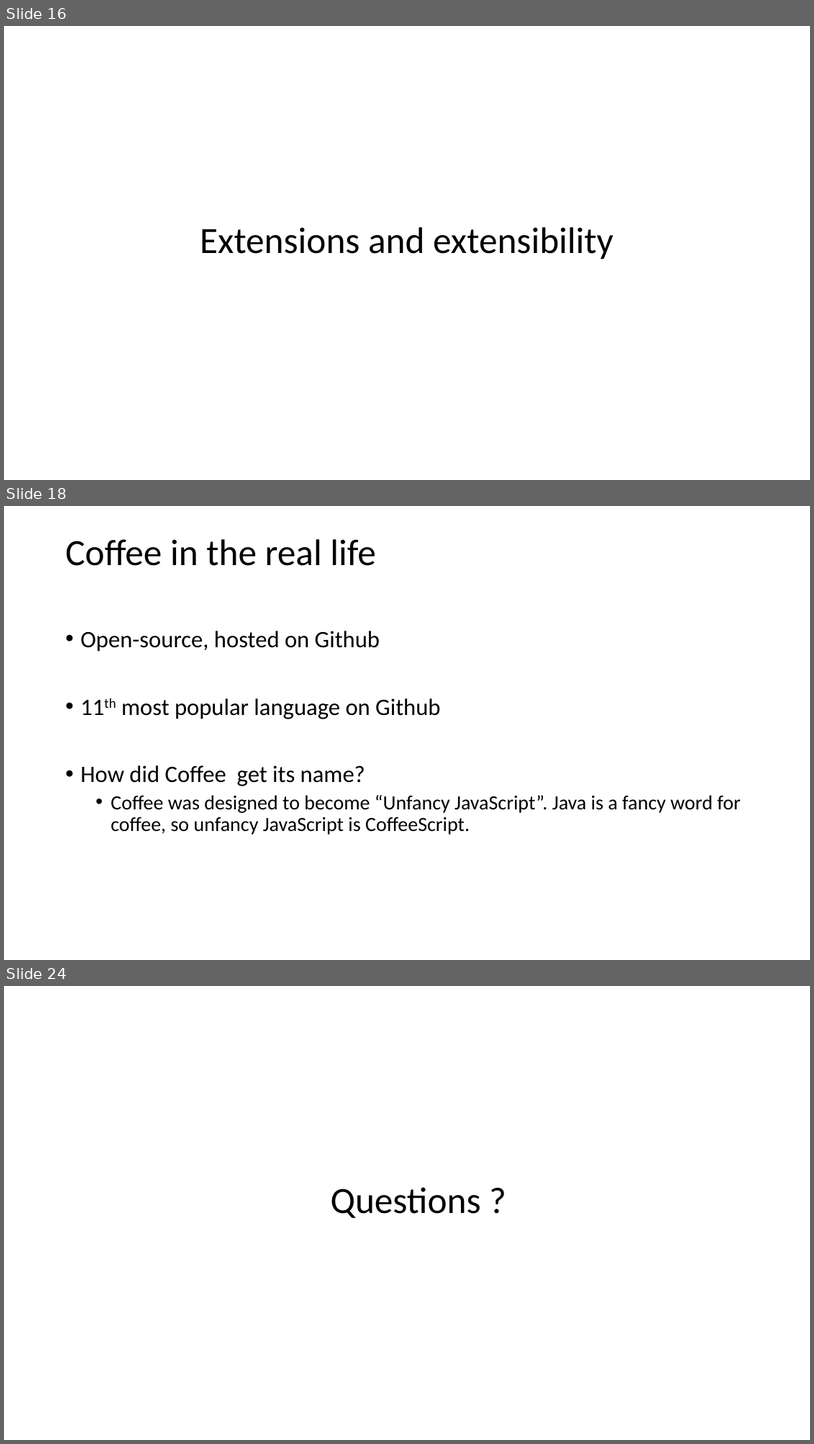
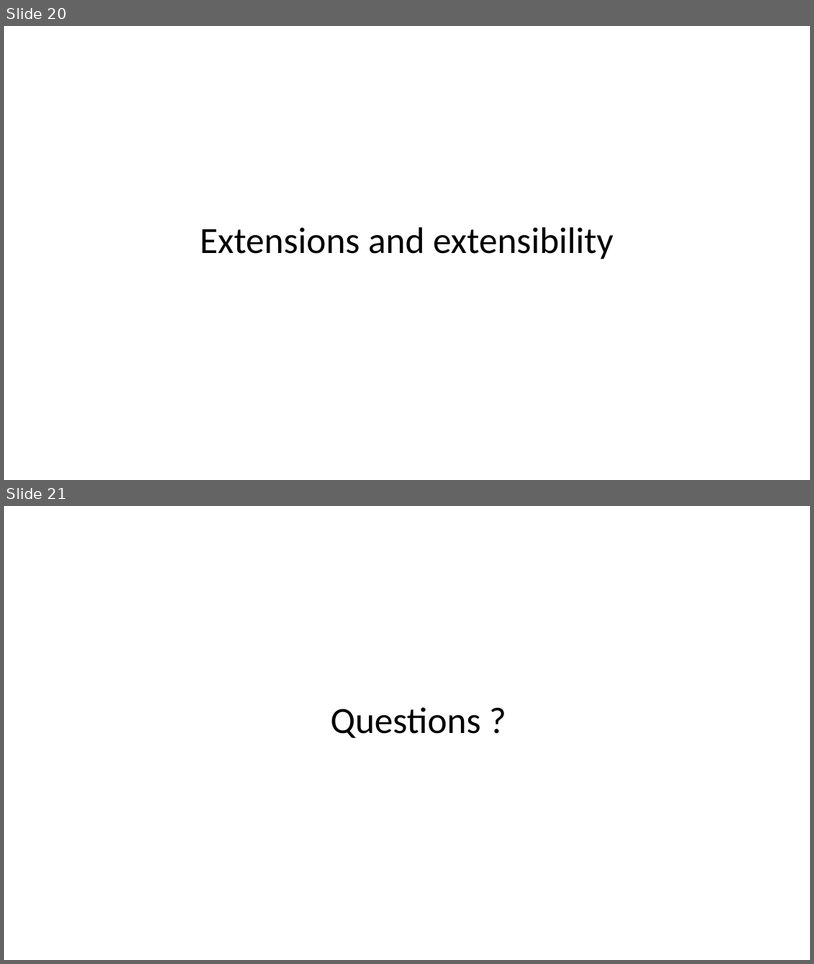
Before and after one commit to vba/presentations, a slide deck: build.js/build.js.pptx. Shown one above the other, each under a label of ours: slides 16, 18 and 24 before the commit, slides 20 and 21 after it; the slides between them are not shown. The pictures are 814x1444 and 814x964 pixels, drawn with LibreOffice and Linux fonts; fonts in the diff are those of the drawing. Boxes give left, top, right and bottom in pixels: in the first picture for what was removed or moved away, otherwise in the second. Text is boxed around its words. In the diff, an @@ line names an element or a change of style, - is before the commit and + after.

```diff
--- a/build.js/build.js.pptx
+++ b/build.js/build.js.pptx
@@ slide 18 removed at [4,506,810,960], background #FFFFFF @@
@@ title removed at [65,539,376,566] @@
-Coffee in the real life
@@ text removed at [80,631,741,834] @@
-• Open-source, hosted on Github
-• 11th most popular language on Github
-• How did Coffee get its name?
-  • Coffee was designed to become “Unfancy JavaScript”. Java is a fancy word for coffee, so unfancy JavaScript is CoffeeScript.
@@ what was slide 16 is now slide 20 @@
@@ what was slide 24 is now slide 21 @@
```
Also in this commit, not shown: 4 slides added, 6 other slides removed.
